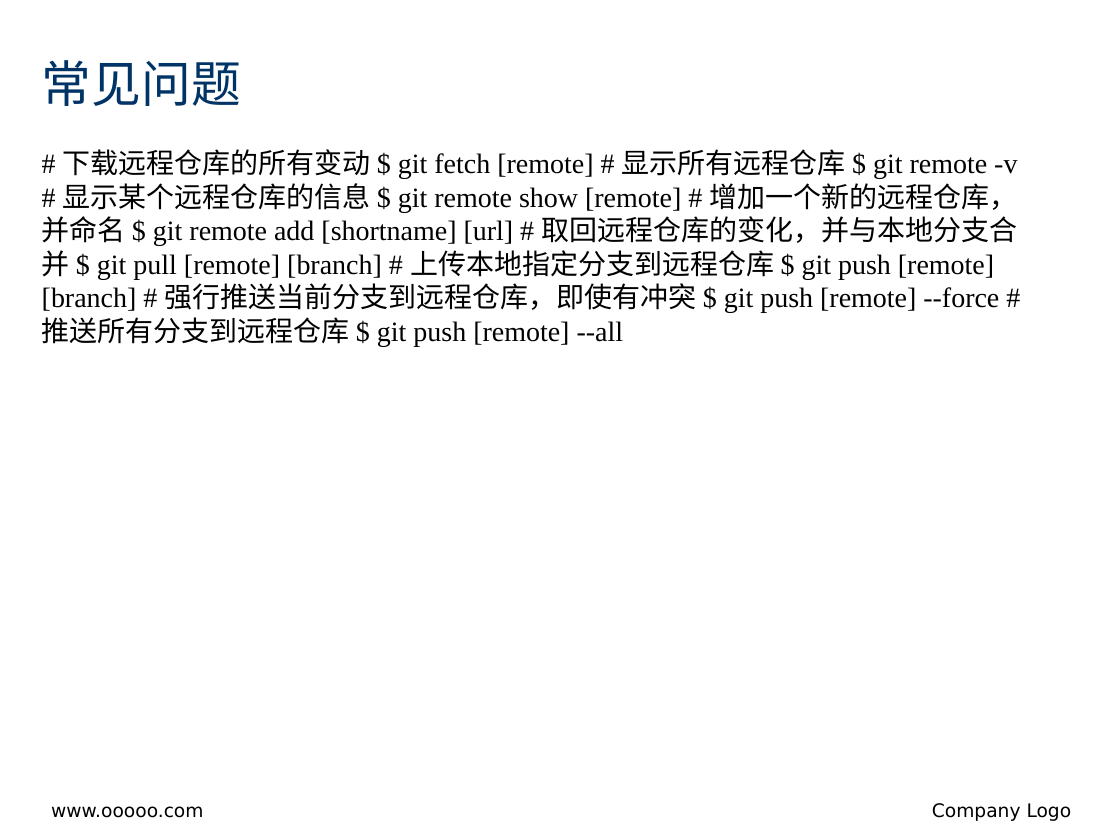
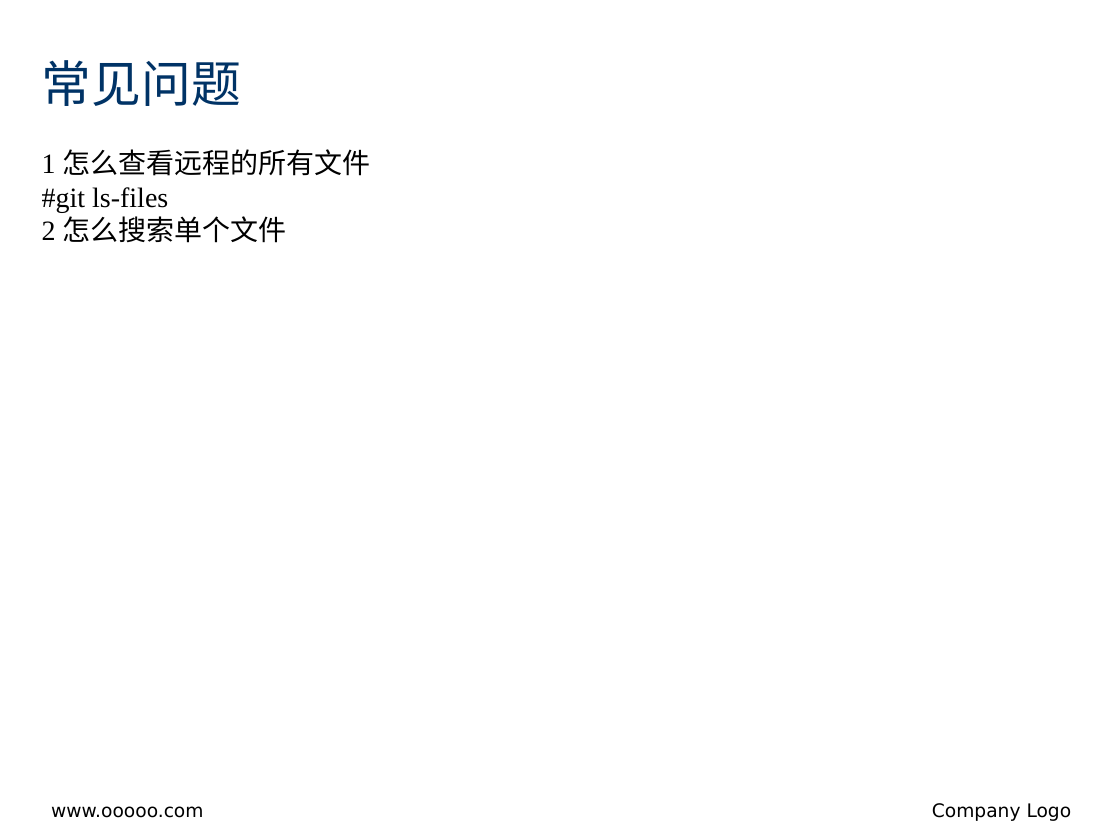
Before and after one commit to jinzhao-china/git.learning, a slide deck: slide 21 of Git Workflow.pptx. Drawn at 1120x840 pixels with LibreOffice and Linux fonts; fonts in the diff are those of the drawing; background and template pictures are left out. Boxes give left, top, right and bottom in pixels: in the first picture for what was removed or moved away, otherwise in the second. Text is boxed around its words. In the diff, an @@ line names an element or a change of style, - is before the commit and + after.

Commit message:
update ppt

```diff
--- a/Git Workflow.pptx
+++ b/Git Workflow.pptx
@@ text at [42, 149, 371, 243]: text changed @@
-# 下载远程仓库的所有变动 $ git fetch [remote] # 显示所有远程仓库 $ git remote -v # 显示某个远程仓库的信息 $ git remote show [remote] # 增加一个新的远程仓库，并命名 $ git remote add [shortname] [url] # 取回远程仓库的变化，并与本地分支合并 $ git pull [remote] [branch] # 上传本地指定分支到远程仓库 $ git push [remote] [branch] # 强行推送当前分支到远程仓库，即使有冲突 $ git push [remote] --force # 推送所有分支到远程仓库 $ git push [remote] --all
+1 怎么查看远程的所有文件
+#git ls-files
+2 怎么搜索单个文件
```
